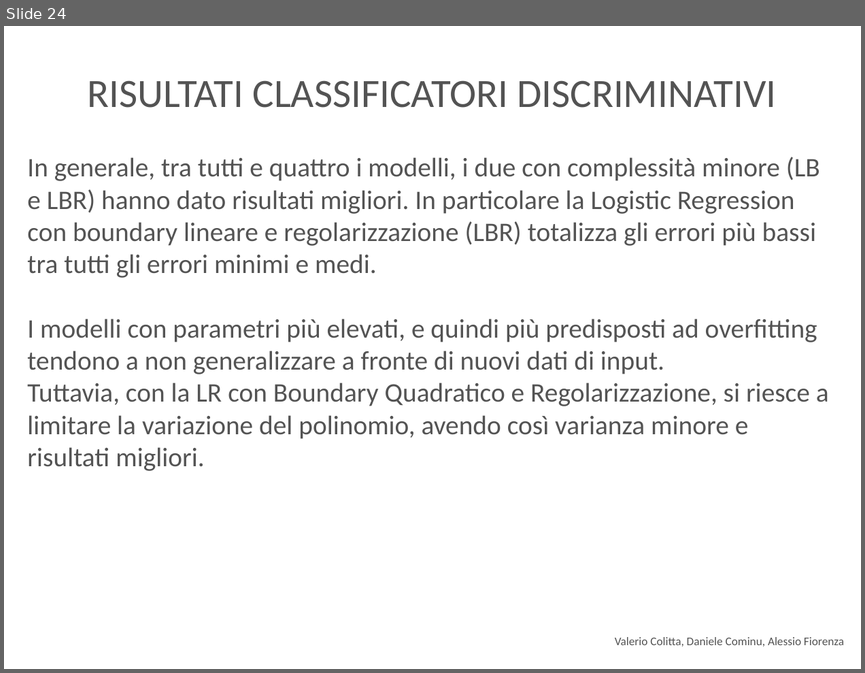
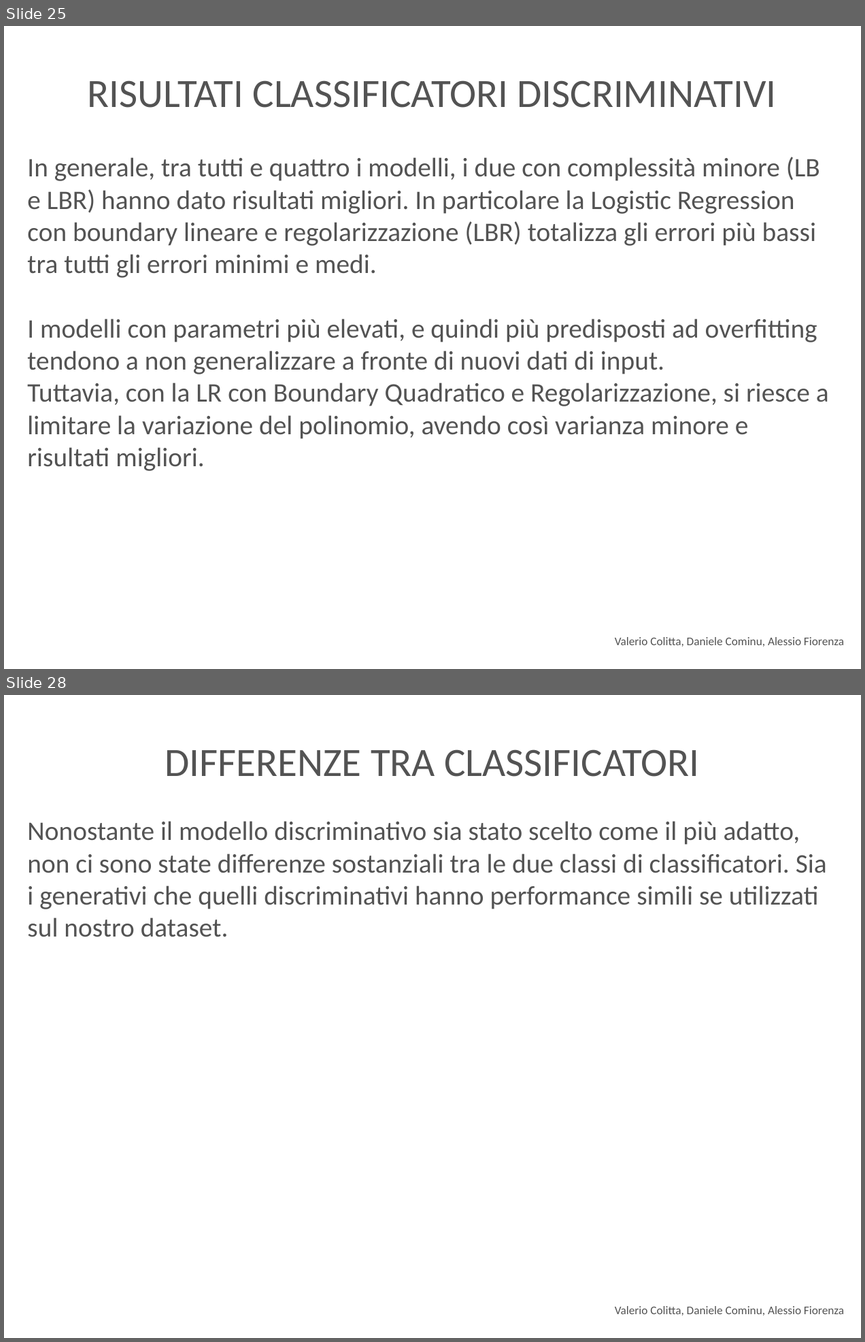
Before and after one commit to danielecominu/CreditApproval, a slide deck: Slide.odp. Shown one above the other, each under a label of ours: slide 24 before the commit, slides 25 and 28 after it; the slides between them are not shown. The pictures are 865x673 and 865x1342 pixels, drawn with LibreOffice and Linux fonts; fonts in the diff are those of the drawing. Boxes give left, top, right and bottom in pixels: in the first picture for what was removed or moved away, otherwise in the second. Text is boxed around its words. In the diff, an @@ line names an element or a change of style, - is before the commit and + after.

```diff
--- a/Slide.odp
+++ b/Slide.odp
@@ slide 28 added at box(4, 695, 861, 1338), background #FFFFFF @@
@@ title added at box(164, 749, 699, 777), 48 pt, text #535353 @@
+DIFFERENZE TRA CLASSIFICATORI
@@ subtitle added at box(27, 821, 827, 937), 32 pt, text #535353 @@
+Nonostante il modello discriminativo sia stato scelto come il più adatto, non ci sono state differenze sostanziali tra le due classi di classificatori. Sia i generativi che quelli discriminativi hanno performance simili se utilizzati sul nostro dataset.
@@ text added at box(615, 1306, 844, 1315), 14 pt, text #535353 @@
+Valerio Colitta, Daniele Cominu, Alessio Fiorenza
@@ what was slide 24 is now slide 25 @@
```
Also in this commit, not shown: 1 slide changed, 3 other slides added, 1 other file.
